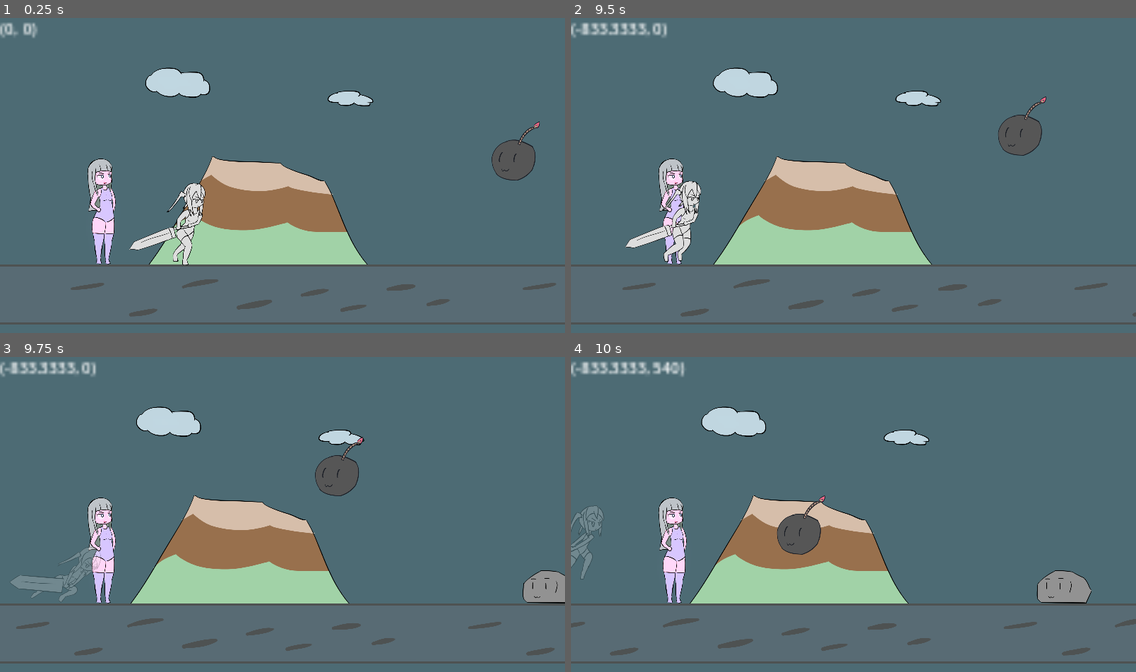
Above: before the commit, frames 1-4 (two rows, left to right).
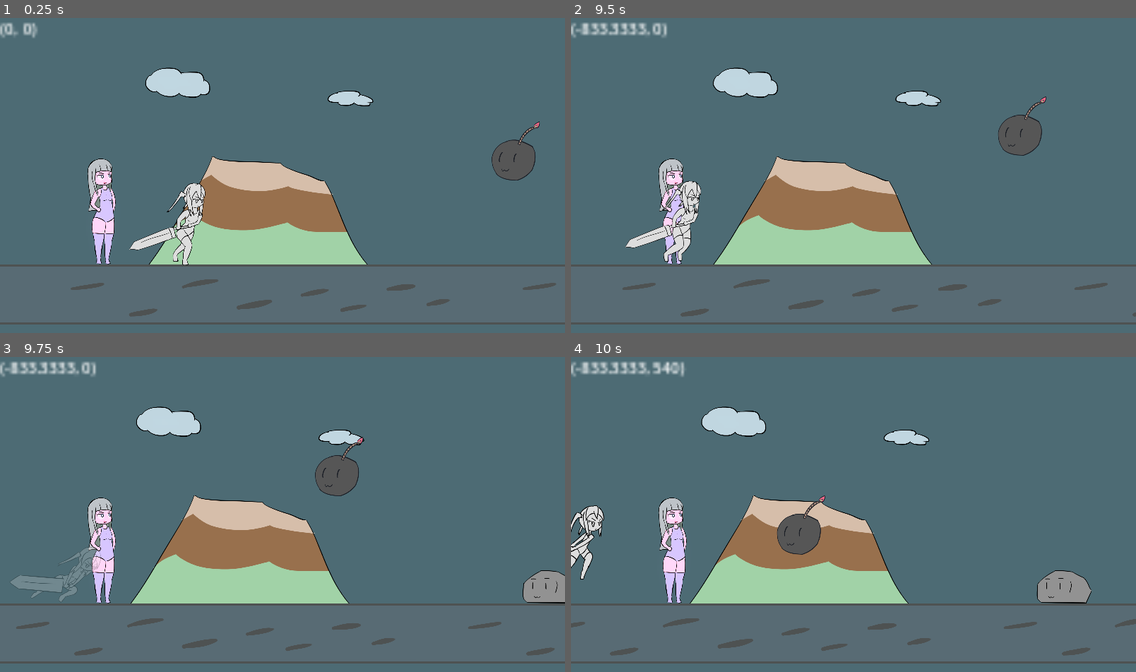
Above: after the commit, the same moments.

Repository: BeatMil/Animurun
Game: Godot game, scene res://Scenes/Forest.tscn
Same seed, same stepped clock (60 frames per second), same inputs: the game is played once before the commit and once after it.
Inputs:
- Up to frame 1 (0.25 s): no input
- Up to frame 2 (9.5 s): hold D (move_right) 0.53-1.25 s; hold J (attack) 0.53-1.25 s; tap Space (jump) at 0.77, 2.27, 5.27, 6.77, 7.52, 9.02 s; click "Restart" at 1.25 s; hold D (move_right) 2.03-2.75 s; tap K (block) at 2.1, 8.85 s; click "Restart" at 2.75 s; hold A (move_left) 3.53-4.25 s; hold L (dodge) 3.53-4.25 s; click "Restart" at 4.25 s; hold D (move_right) 5.03-5.75 s; tap J (attack) at 5.1 s; click "Restart" at 5.75 s; hold D (move_right) 6.53-7.28 s; hold K (block) 6.53-7.28 s; hold A (move_left) 7.28-8.03 s; tap L (dodge) at 7.35 s; hold D (move_right) 8.03-8.78 s; hold J (attack) 8.03-8.78 s; hold A (move_left) from 8.78 s (still down)
- Up to frame 3 (9.75 s): keep holding A (move_left); hold L (dodge) from 9.53 s (still down)
- Up to frame 4 (10 s): keep holding A (move_left); keep holding L (dodge); tap Space (jump) at 9.77 s

Frames 1-3 are identical in both runs. In frame 4, 0.7% of the frame differs, in the area x 0-6%, y 47-71%.

Commit message:
Fix chiichan's modulate dodge to jump
Chiichan now show correct modulate when cancelling dodge to jump

Diff:
--- a/Scenes/Forest.tscn
+++ b/Scenes/Forest.tscn
@@ -816,6 +816,18 @@
 "times": PackedFloat32Array(0)
 }
 tracks/7/use_blend = true
+tracks/8/type = "value"
+tracks/8/imported = false
+tracks/8/enabled = true
+tracks/8/path = NodePath("ChiichanPos/ChiichanRun:modulate")
+tracks/8/interp = 1
+tracks/8/loop_wrap = true
+tracks/8/keys = {
+"times": PackedFloat32Array(0),
+"transitions": PackedFloat32Array(1),
+"update": 0,
+"values": [Color(1, 1, 1, 1)]
+}
 
 [sub_resource type="Animation" id="Animation_c0ony"]
 resource_name = "run"
